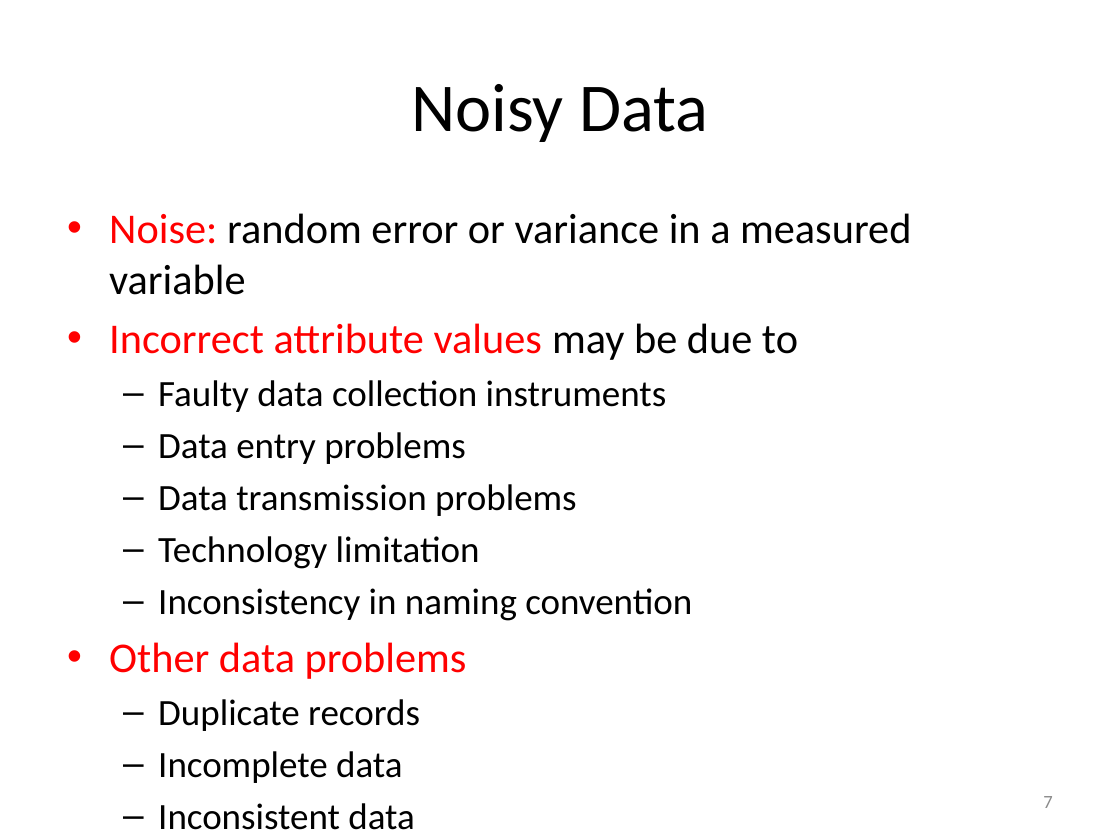
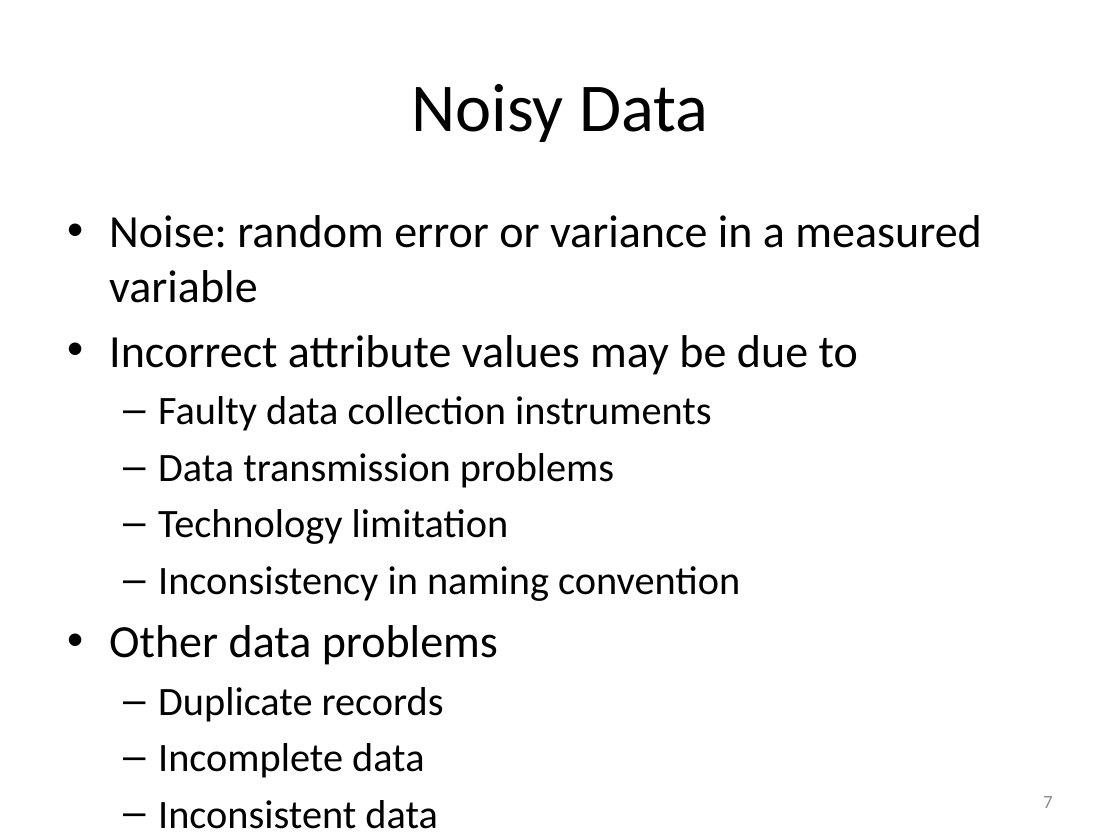
Before and after one commit to mjiang89/mjiang89.github.io, a slide deck: slide 7 of teaching/CS412Summer17-Chapter3.pptx. Drawn at 1120x840 pixels with LibreOffice and Linux fonts; fonts in the diff are those of the drawing. Boxes give left, top, right and bottom in pixels: in the first picture for what was removed or moved away, otherwise in the second. Text is boxed around its words. In the diff, an @@ line names an element or a change of style, - is before the commit and + after.

```diff
--- a/teaching/CS412Summer17-Chapter3.pptx
+++ b/teaching/CS412Summer17-Chapter3.pptx
@@ text "Noise: random error or variance ..." at (x1=109, y1=215, x2=981, y2=829): size 27.2 to 29.6 pt in "Noise: random error or variance in a ...", "Incorrect attribute values may be due to", "Other data problems"; text colour #FF0000 to #000000 in "Noise:", "Incorrect attribute values", "Other data problems"; size 23.8 to 25.9 pt in "Faulty data collection instruments", "Data transmission problems", "Technology limitation", "Inconsistency in naming convention" and 3 more places @@
@@ text at (x1=158, y1=432, x2=466, y2=464): paragraph removed @@
-  – Data entry problems
```
Also in this commit, not shown: 8 other slides changed, 4 slides added, 2 other files.
